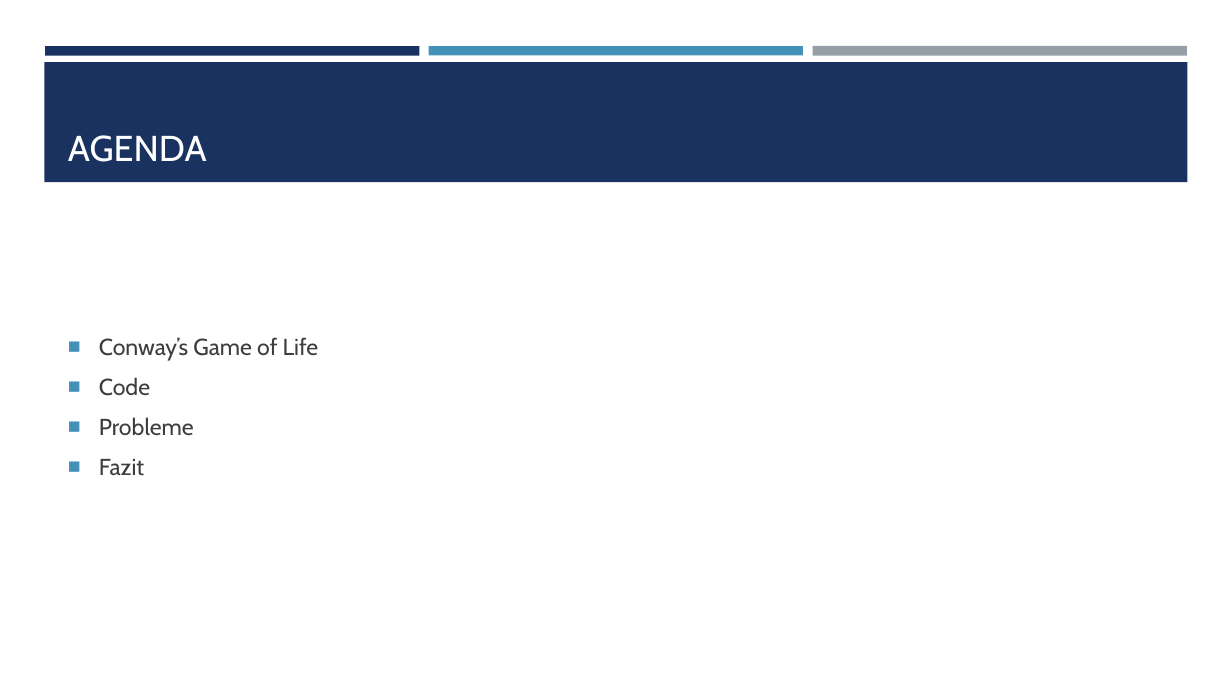
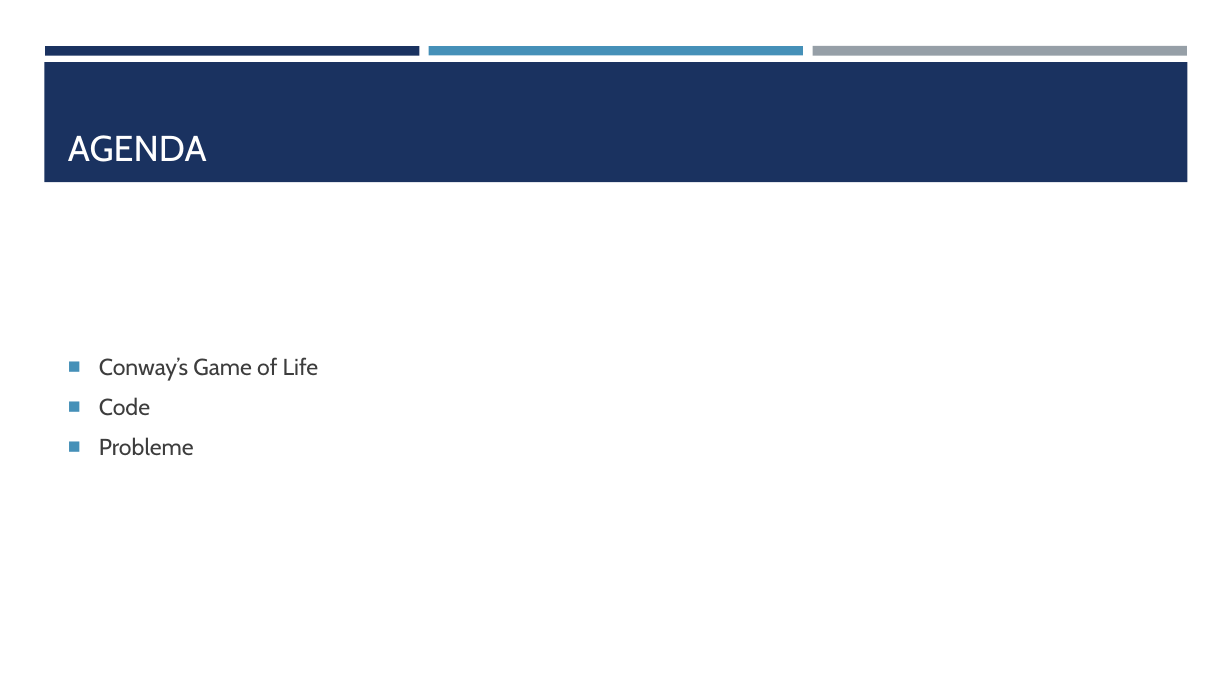
Before and after one commit to joshuaschu/GameOfLife, a slide deck: slide 2 of Presentation.pptx. Drawn at 1232x693 pixels with LibreOffice and Linux fonts; fonts in the diff are those of the drawing. Boxes give left, top, right and bottom in pixels: in the first picture for what was removed or moved away, otherwise in the second. Text is boxed around its words. In the diff, an @@ line names an element or a change of style, - is before the commit and + after.

```diff
--- a/Presentation.pptx
+++ b/Presentation.pptx
@@ text at (99,459,144,476): paragraph removed @@
-■ Fazit
```
Also in this commit, not shown: 1 other slide changed, 2 other files.
